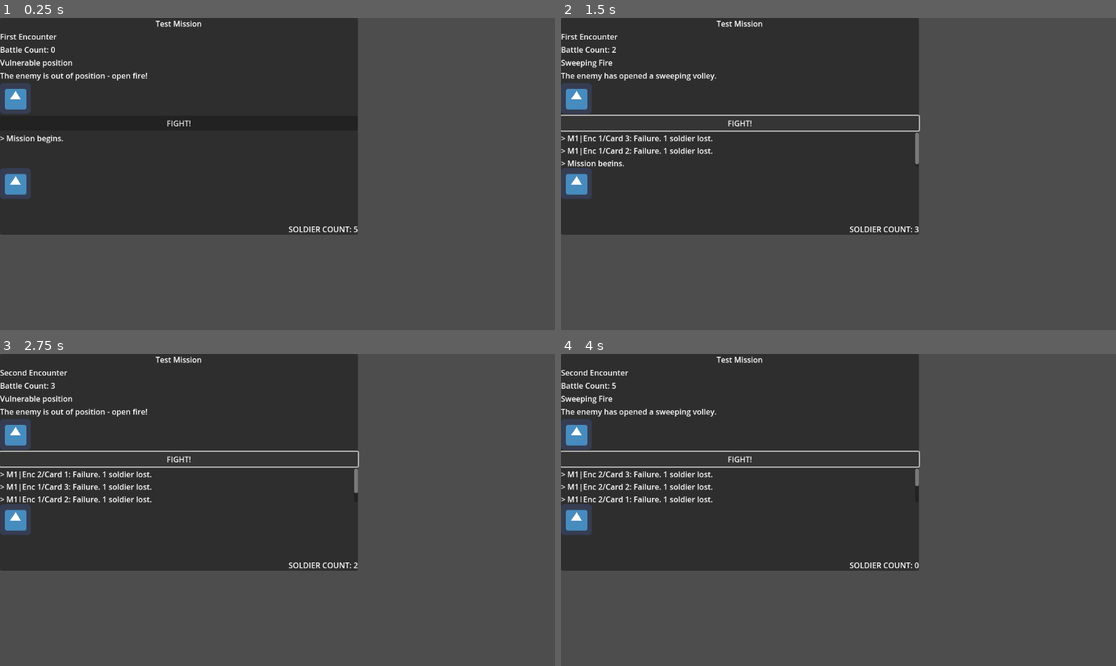
Above: before the commit, frames 1-4 (two rows, left to right).
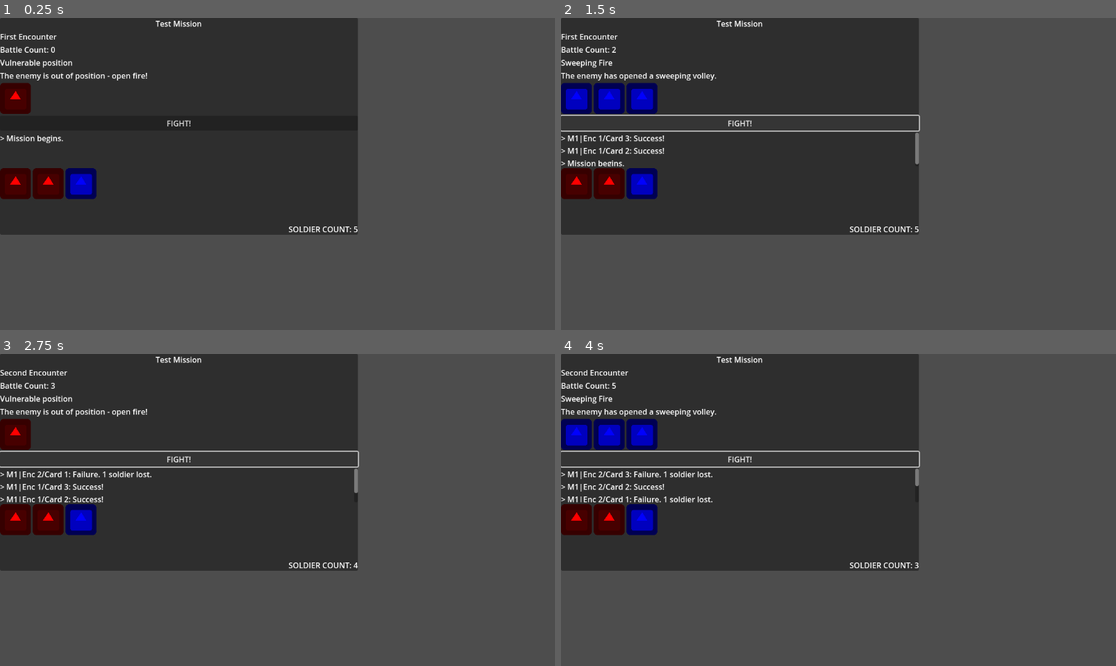
Above: after the commit, the same moments.

Repository: Shoes01/crying-suns-like
Game: Godot game, scene res://Main.tscn
The game is run twice, just before and just after one commit, with the same random seed, the same clock (stepped at 60 frames per second) and the same inputs. The engine's default icon, where the game draws it, is replaced by a stand-in: a white triangle on a blue panel in a dark square.
Inputs:
- Up to frame 1 (0.25 s): no input
- Up to frame 2 (1.5 s): click "FIGHT!" at 0.5 s; click "FIGHT!" at 1.25 s
- Up to frame 3 (2.75 s): click "FIGHT!" at 2 s
- Up to frame 4 (4 s): tap Enter at 2.75 s; tap Space at 3.5 s

The runs differ from the first frame. In frame 1, 2.2% of the frame differs, in the area x 0-18%, y 20-59%; in frame 2, 3.6%, in the area x 0-65%, y 20-69%; in frame 3, 2.5%; in frame 4, 3.5%.
Error before the commit: Invalid access to property or key 'color' on a base object of type 'Nil'. (res://Main.gd:57)

Commit message:
Fixed the icons issue
Still need to hook this into the combat engine.

Diff:
--- a/Icons.gd
+++ b/Icons.gd
@@ -5,6 +5,6 @@
 var take_cover : Node
 
 
-func _ready() -> void:
+func _init() -> void:
 	open_fire = preload("res://icons/OpenFireIcon.gd").new()
 	take_cover = preload("res://icons/TakeCoverIcon.gd").new()
